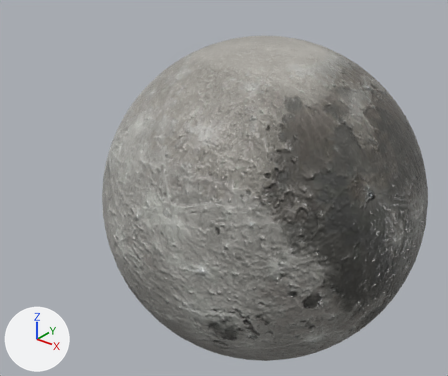
The glTF model examples/public/moon/moon1.gltf, before and after one commit.
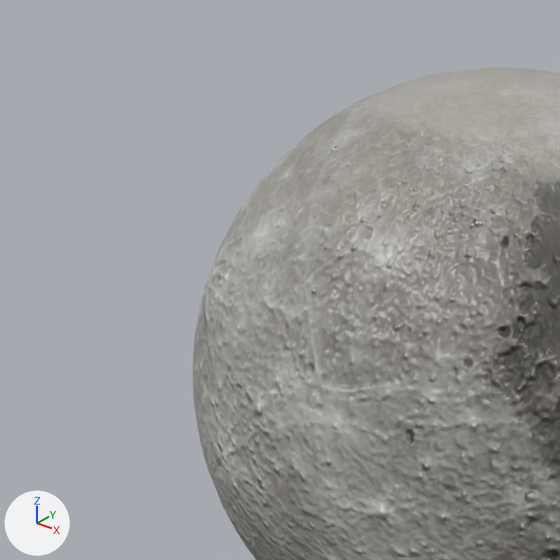
There are two pictures of each version: one whole from a 50 mm lens placed at (2.02, -2.91, 1.78), pointed at (-0.12, -0.24, 0.12), one close up on the part from 0% to 66% of the width and 0% to 79% of the height. The axes (+X, +Y, +Z) are drawn at lower left. The lights are the same throughout. Where no turn or scale is listed for an object, it has been applied to the vertices.

Before the edit, the objects in view are built like this:
```python
me_sphere = bpy.data.meshes.new('Sphere')
me_sphere.from_pydata(...)  # 1986 vertices, 3968 faces; spans x -1.0..1.0, y -1.0..1.0, z -1.0..1.0
me_sphere.materials.append(mat_material_001)
ob_sphere = bpy.data.objects.new('Sphere', me_sphere)
ob_sphere.location = (0.0, 0.0, 0.0)
```
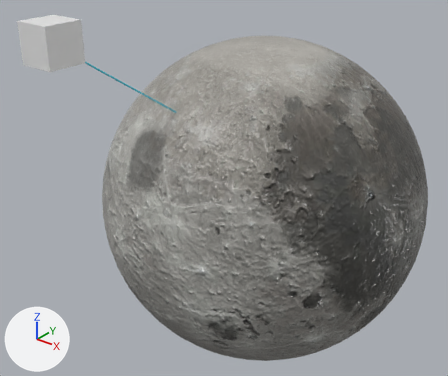
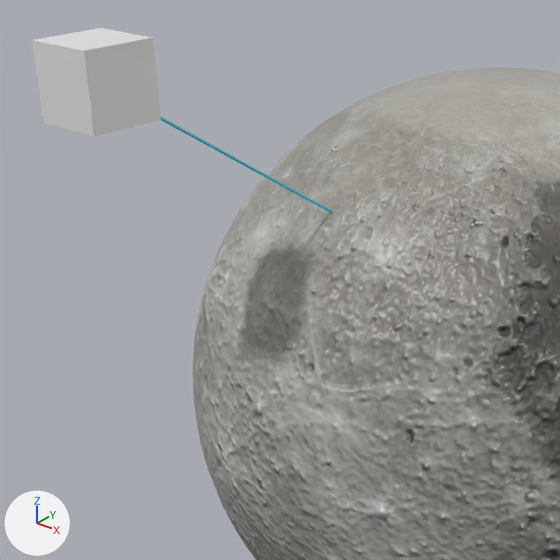
Commit message: Add moon examples.

The edits, one by one:
Material 'Material.004' (mat_material_004) is new.
Its base color is (0.102, 0.797, 1.0) (cyan #5ae7ff).
Its metallic is 0.518.
Its roughness is 0.223.
Material 'TransparentCube' (mat_transparentcube) is new.
Its base color is (0.8, 0.8, 0.8) (white #e7e7e7).
Mesh me_cylinder is new.
It is a 32-sided cylinder along z spanning x -1.0..1.0, y -1.0..1.0, z -1.0..1.0.
It uses material mat_material_004 (cyan #5ae7ff).
Mesh me_cube_001 is new.
It is a box spanning x -0.099..0.099, y -0.099..0.099, z -0.099..0.099.
It uses material mat_transparentcube (white #e7e7e7).
Object 'Cylinder' (ob_cylinder) is new; it shows me_cylinder.
Its location is (0.04, -0.415, 0.527).
Its rotation in degrees is (-26, -50, 96).
Its scale is (0.00403, 0.00414, -0.992).
Object 'text-marker1' (ob_text_marker1) is new; it shows me_cube_001.
Its location is (-0.364, -1.188, 1.14).

Location of each change, [x1, y1, x2, y2] in pixels of the close-ups (560 x 560 px):
'text-marker1', added: after [32, 28, 161, 137]
'Cylinder', added (cyan): after [161, 117, 333, 213]
